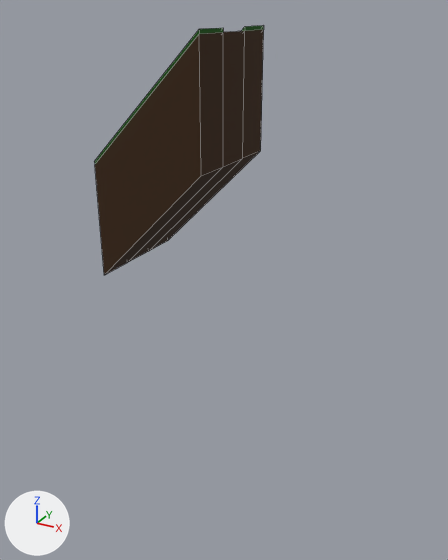
The FBX model Main_Project/Assets/Prefabs/Grounds/FBX/downhill.fbx, before and after one commit.
The view is the same before and after, from a camera (50 mm lens) standing at (84.2, -130.5, 49.0) and looking at (13.2, -1.3, -15.6). Every picture has the same lights, and +X, +Y and +Z are marked at lower left. Mesh edges are drawn as thin lines. Where no turn or scale is listed for an object, it has been applied to the vertices.
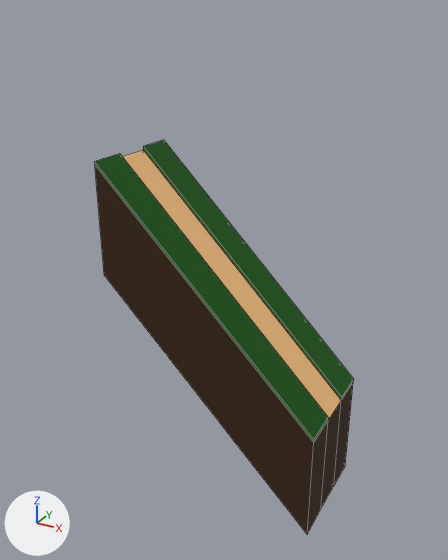
The change, as JSON lines over the scene's bpy script:
```json
{"block": "me_cube_023", "where": "me_cube_023.from_pydata(...)  # 24 vertices, 22 faces; spans x -15.0..15.0, y -15.0..15.0, z -15.0..45.0"}
{"block": "me_cube_023", "where": "# used by ob_cube_008; location = (0.0, 0.0, 0.0)"}
{"block": "me_cube_023", "change": "me_cube_023 part 1: all 12 vertices in x 15.0, y -15.0..15.0, z 15.0..45.0 are moved by (30.0, 0.0, -90.0)"}
```

Changed parts and their boxes [x1, y1, x2, y2] in the pictures (448 x 560 px):
```json
{"object": "Cube.008", "change": "reshaped", "before": [94, 26, 264, 275], "after": [94, 140, 354, 534], "on screen": "53% wider, 58% taller"}
```
